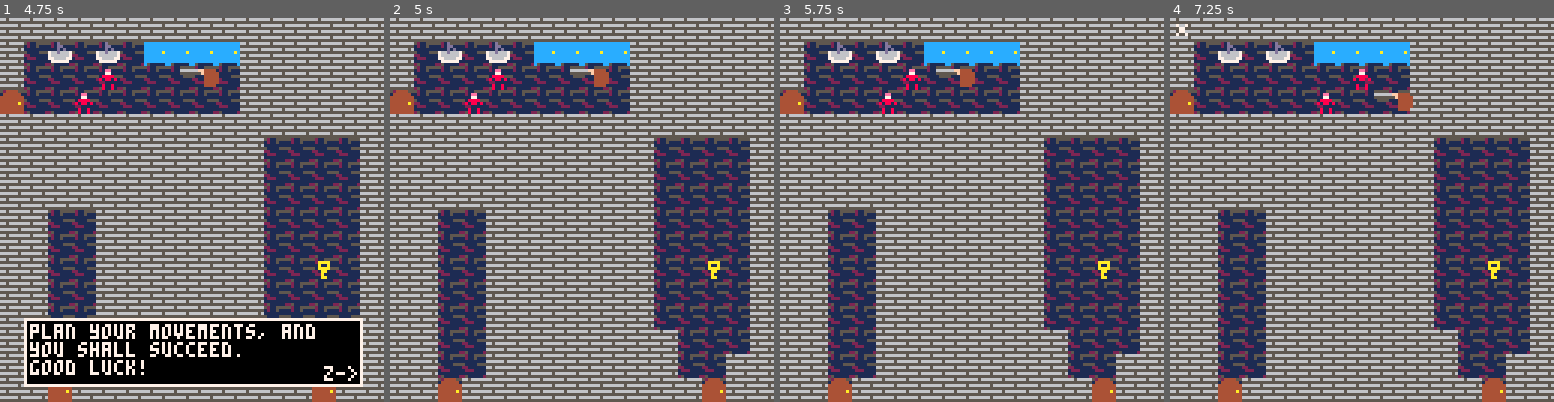
Above: before the commit, frames 1-4 (left to right).
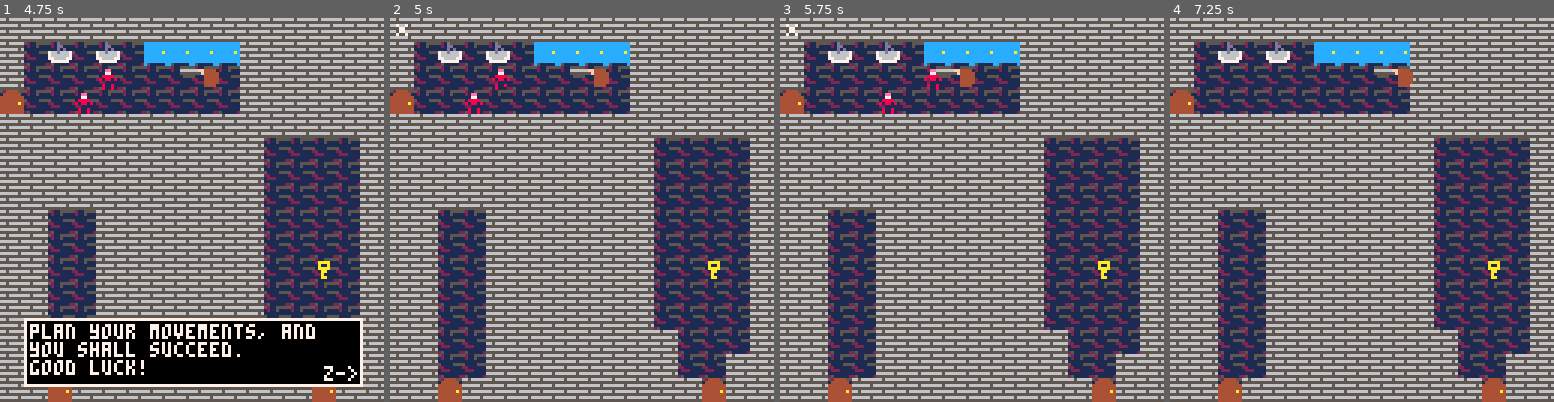
Above: after the commit, the same moments.

Repository: hhratcliffe/CarnieCastle
Game: PICO-8 cartridge carniecastle.p8
Same seed, same stepped clock (60 frames per second), same inputs: the game is played once before the commit and once after it.
Inputs:
- Up to frame 1 (4.75 s): tap X (X key) at 0.33, 1.07, 1.85, 2.97, 4.08 s; tap O (Z key) at 0.7, 1.7, 2.1, 2.5, 2.9, 3.3, 3.7, 4.1, 4.5 s; hold Right 1.6-2.1 s; hold Up 2.15-2.42 s; hold Right 2.47-3.03 s; hold Left 3.08-3.58 s; hold Down 3.63-3.97 s; hold Right 4.02-4.68 s; hold Up from 4.73 s (still down)
- Up to frame 2 (5 s): keep holding Up; tap O (Z key) at 4.9 s
- Up to frame 3 (5.75 s): release Up at 5.03 s; hold Left 5.08-5.68 s; tap X (X key) at 5.2 s; tap O (Z key) at 5.3, 5.7 s; hold Down from 5.73 s (still down)
- Up to frame 4 (7.25 s): release Down at 6.03 s; hold Right 6.08-6.58 s; tap O (Z key) at 6.1, 6.5, 6.9 s; tap X (X key) at 6.32 s; hold Right 6.63-7.13 s; hold Up from 7.18 s (still down)

Frame 1 is identical in both runs. In frame 2, 0.2% of the frame differs, in the area x 1-32%, y 1-19%; in frame 3, 0.3%; in frame 4, 0.8%, in the area x 1-64%, y 1-25%.

Commit message:
Arrow stuff, floor 2 room placeholders
-added arrow to floor 1; room 3.
-arrows can now be picked up
-added floor 2 and 3
-added rooms for floor 2, but have not be designed
-made player movement faster and more responsive

Diff:
--- a/carniecastle.p8
+++ b/carniecastle.p8
@@ -127,60 +127,178 @@
 		"210,nil,nil,nil,nil,nil,nil,nil,nil,nil,nil,nil,nil,nil,nil,210",
 		"210,210,210,210,210,210,210,210,714,210,210,210,210,210,210,210"
 		},
-	 	{--room3
-	 	"210,210,210,210,210,210,210,210,210,210,210,210,210,210,210,210",
-	 	"210,210,210,010,210,210,nil,nil,nil,210,210,210,210,210,nil,210",
-	 	"210,210,210,nil,210,210,nil,210,nil,210,210,210,210,210,nil,210",
-	 	"210,210,210,nil,210,210,nil,210,nil,210,210,210,210,210,nil,210",
-	 	"210,210,210,nil,210,210,nil,210,nil,210,210,210,210,210,nil,210",
-	 	"210,210,210,nil,210,nil,nil,210,nil,210,210,210,210,210,nil,210",
-	 	"210,210,210,nil,nil,nil,210,210,nil,210,210,210,210,210,nil,210",
-	 	"210,210,210,nil,210,210,210,210,nil,210,210,210,210,210,nil,712",
-	 	"210,210,210,nil,210,210,210,210,nil,210,210,210,210,210,nil,210",
-	 	"210,210,210,nil,210,210,210,210,nil,210,210,210,210,210,nil,210",
-	 	"210,210,210,nil,210,210,210,210,nil,210,210,210,210,210,nil,210",
-	 	"210,210,210,210,210,210,210,210,nil,210,210,210,210,210,nil,210",
-	 	"210,nil,021,nil,nil,nil,nil,nil,nil,nil,nil,nil,nil,nil,nil,210",
-	 	"210,nil,210,210,210,210,210,210,210,210,210,210,210,210,nil,210",
-	 	"210,nil,nil,nil,nil,nil,nil,nil,nil,nil,nil,nil,nil,nil,nil,210",
-	 	"210,210,210,210,210,210,210,210,210,210,210,210,210,210,210,210"
-	  },
-	  {--room4
-	 	"210,210,210,210,210,210,210,210,712,210,210,210,210,210,210,210",
-	 	"210,210,210,210,210,210,210,210,nil,210,210,210,210,210,210,210",
-	 	"210,210,210,210,210,210,210,210,nil,210,210,210,210,210,210,210",
-	 	"210,210,210,210,210,210,210,210,nil,210,210,210,210,210,210,210",
-	 	"210,210,210,210,210,210,210,210,nil,nil,nil,nil,210,210,210,210",
-	 	"210,210,210,210,210,210,210,210,nil,210,210,nil,210,210,210,210",
-	 	"210,210,210,210,210,210,210,210,nil,210,210,nil,210,210,210,210",
-	 	"210,020,nil,nil,nil,nil,nil,nil,nil,210,nil,nil,nil,nil,nil,210",
-	 	"210,nil,nil,nil,nil,nil,nil,nil,nil,nil,nil,nil,nil,nil,nil,715",
-	 	"210,210,210,210,210,210,210,210,210,210,210,210,210,210,210,210",
-	 	"210,210,210,210,210,210,210,210,210,210,210,210,210,210,210,210",
-	 	"210,210,210,210,210,210,210,210,210,210,210,210,210,210,210,210",
-	 	"210,210,210,210,210,210,210,210,210,210,210,210,210,210,210,210",
-	 	"210,210,210,210,210,210,210,210,210,210,210,210,210,210,210,210",
-	 	"210,210,210,210,210,210,210,210,210,210,210,210,210,210,210,210",
-	 	"210,210,210,210,210,210,210,210,210,210,210,210,210,210,210,210"
-	  },
-	  {--room5
-	 	"210,210,711,210,210,210,210,210,210,210,210,210,210,711,210,210",
-	 	"210,nil,nil,nil,nil,010,nil,nil,nil,nil,nil,nil,nil,nil,nil,210",
-	 	"210,nil,nil,nil,nil,010,nil,nil,nil,nil,nil,nil,nil,nil,nil,210",
-	 	"210,nil,nil,nil,nil,010,nil,nil,nil,nil,nil,nil,nil,nil,nil,210",
-	 	"210,nil,nil,nil,210,210,210,210,210,210,210,210,210,210,nil,210",
-	 	"210,nil,nil,nil,nil,nil,nil,nil,nil,nil,nil,010,nil,022,nil,210",
-	 	"210,nil,nil,nil,210,210,210,210,210,210,210,210,210,210,nil,210",
-	 	"210,nil,nil,nil,210,210,210,210,210,210,210,210,210,210,nil,210",
-	 	"714,nil,nil,nil,nil,nil,nil,nil,nil,nil,nil,010,nil,022,nil,210",
-	 	"210,nil,nil,nil,210,210,210,210,210,210,210,210,210,210,nil,210",
-	 	"210,nil,nil,nil,210,210,210,210,210,210,210,210,210,210,nil,210",
-	 	"210,nil,nil,nil,nil,nil,nil,nil,nil,nil,nil,nil,nil,022,nil,210",
-	 	"210,nil,nil,nil,210,210,210,210,210,210,210,210,210,210,nil,210",
-	 	"210,210,210,210,210,210,210,210,210,210,210,210,210,210,210,210",
-	 	"210,210,210,210,210,210,210,210,210,210,210,210,210,210,210,210",
-	 	"210,210,210,210,210,210,210,210,210,210,210,210,210,210,210,210"
-	  }
+	 {--room3
+	 "210,210,210,210,210,210,210,210,210,210,210,210,210,210,210,210",
+	 "210,210,210,010,210,210,nil,nil,nil,210,210,210,210,210,nil,210",
+	 "210,210,210,nil,210,210,nil,210,nil,210,210,210,210,210,nil,210",
+	 "210,210,210,nil,210,210,nil,210,nil,210,210,210,210,210,nil,210",
+	 "210,210,210,nil,210,210,nil,210,nil,210,210,210,210,210,nil,210",
+	 "210,210,210,nil,210,nil,nil,210,nil,210,210,210,210,210,nil,210",
+	 "210,210,210,nil,nil,nil,210,210,nil,210,210,210,210,210,nil,210",
+	 "210,210,210,nil,210,210,210,210,nil,210,210,210,210,210,nil,712",
+	 "210,210,210,nil,210,210,210,210,nil,210,210,210,210,210,nil,210",
+	 "210,210,210,nil,210,210,210,210,nil,210,210,210,210,210,nil,210",
+	 "210,210,210,nil,210,210,210,210,nil,210,210,210,210,210,nil,210",
+	 "210,210,210,210,210,210,210,210,nil,210,210,210,210,210,nil,210",
+	 "210,510,021,nil,nil,nil,nil,nil,nil,nil,nil,nil,nil,nil,nil,210",
+	 "210,nil,210,210,210,210,210,210,210,210,210,210,210,210,nil,210",
+	 "210,nil,nil,nil,nil,nil,nil,nil,nil,nil,nil,nil,nil,nil,nil,210",
+	 "210,210,210,210,210,210,210,210,210,210,210,210,210,210,210,210"
+	 },
+	 {--room4
+	 "210,210,210,210,210,210,210,210,712,210,210,210,210,210,210,210",
+	 "210,210,210,210,210,210,210,210,nil,210,210,210,210,210,210,210",
+	 "210,210,210,210,210,210,210,210,nil,210,210,210,210,210,210,210",
+	 "210,210,210,210,210,210,210,210,nil,210,210,210,210,210,210,210",
+	 "210,210,210,210,210,210,210,210,nil,nil,nil,nil,210,210,210,210",
+	 "210,210,210,210,210,210,210,210,nil,210,210,nil,210,210,210,210",
+	 "210,210,210,210,210,210,210,210,nil,210,210,nil,210,210,210,210",
+	 "210,020,nil,nil,nil,nil,nil,nil,nil,210,nil,nil,nil,nil,nil,210",
+	 "210,nil,nil,nil,nil,nil,nil,nil,nil,nil,nil,nil,nil,nil,nil,715",
+	 "210,210,210,210,210,210,210,210,210,210,210,210,210,210,210,210",
+	 "210,210,210,210,210,210,210,210,210,210,210,210,210,210,210,210",
+	 "210,210,210,210,210,210,210,210,210,210,210,210,210,210,210,210",
+	 "210,210,210,210,210,210,210,210,210,210,210,210,210,210,210,210",
+	 "210,210,210,210,210,210,210,210,210,210,210,210,210,210,210,210",
+	 "210,210,210,210,210,210,210,210,210,210,210,210,210,210,210,210",
+	 "210,210,210,210,210,210,210,210,210,210,210,210,210,210,210,210"
+	 },
+	 {--room5
+	 "210,210,711,210,210,210,210,210,210,210,210,210,210,711,210,210",
+	 "210,nil,nil,nil,nil,010,nil,nil,nil,nil,nil,nil,nil,nil,nil,210",
+	 "210,nil,nil,nil,nil,010,nil,nil,nil,nil,nil,nil,nil,nil,nil,210",
+	 "210,nil,nil,nil,nil,010,nil,nil,nil,nil,nil,nil,nil,nil,nil,210",
+		"210,nil,nil,nil,210,210,210,210,210,210,210,210,210,210,nil,210",
+ 	"210,nil,nil,nil,nil,nil,nil,nil,nil,nil,nil,010,nil,022,nil,210",
+	 "210,nil,nil,nil,210,210,210,210,210,210,210,210,210,210,nil,210",
+		"210,nil,nil,nil,210,210,210,210,210,210,210,210,210,210,nil,210",
+ 	"714,nil,nil,nil,nil,nil,nil,nil,nil,nil,nil,010,nil,022,nil,210",
+	 "210,nil,nil,nil,210,210,210,210,210,210,210,210,210,210,nil,210",
+		"210,nil,nil,nil,210,210,210,210,210,210,210,210,210,210,nil,210",
+ 	"210,nil,nil,nil,nil,nil,nil,nil,nil,nil,nil,nil,nil,022,nil,210",
+	 "210,nil,nil,nil,210,210,210,210,210,210,210,210,210,210,nil,210",
+		"210,210,210,210,210,210,210,210,210,210,210,210,210,210,210,210",
+ 	"210,210,210,210,210,210,210,210,210,210,210,210,210,210,210,210",
+	 "210,210,210,210,210,210,210,210,210,210,210,210,210,210,210,210"
+	 }
+	},
+	{--floor 2
+		{--room 1:not implemented
+		"210,210,210,210,210,210,210,210,210,210,210,210,210,210,210,210",
+		"210,210,210,210,210,210,210,210,210,210,210,210,210,210,210,210",
+		"210,210,210,210,210,210,210,210,210,210,210,210,210,210,210,210",
+		"210,210,210,210,210,210,210,210,210,210,210,210,210,210,210,210",
+		"210,210,210,210,210,210,210,210,210,210,210,210,210,210,210,210",
+		"210,210,210,210,210,210,210,210,210,210,210,210,210,210,210,210",
+		"210,210,210,210,210,210,210,210,210,210,210,210,210,210,210,210",
+		"210,210,210,210,210,210,210,210,210,210,210,210,210,210,210,210",
+		"210,210,210,210,210,210,210,210,210,210,210,210,210,210,210,210",
+		"210,210,210,210,210,210,210,210,210,210,210,210,210,210,210,210",
+		"210,210,210,210,210,210,210,210,210,210,210,210,210,210,210,210",
+		"210,210,210,210,210,210,210,210,210,210,210,210,210,210,210,210",
+		"210,210,210,210,210,210,210,210,210,210,210,210,210,210,210,210",
+		"210,210,210,210,210,210,210,210,210,210,210,210,210,210,210,210",
+		"210,210,210,210,210,210,210,210,210,210,210,210,210,210,210,210",
+		"210,210,210,210,210,210,210,210,210,210,210,210,210,210,210,210"
+		},
+		{--room 2:not implemented
+		"210,210,210,210,210,210,210,210,210,210,210,210,210,210,210,210",
+		"210,210,210,210,210,210,210,210,210,210,210,210,210,210,210,210",
+		"210,210,210,210,210,210,210,210,210,210,210,210,210,210,210,210",
+		"210,210,210,210,210,210,210,210,210,210,210,210,210,210,210,210",
+		"210,210,210,210,210,210,210,210,210,210,210,210,210,210,210,210",
+		"210,210,210,210,210,210,210,210,210,210,210,210,210,210,210,210",
+		"210,210,210,210,210,210,210,210,210,210,210,210,210,210,210,210",
+		"210,210,210,210,210,210,210,210,210,210,210,210,210,210,210,210",
+		"210,210,210,210,210,210,210,210,210,210,210,210,210,210,210,210",
+		"210,210,210,210,210,210,210,210,210,210,210,210,210,210,210,210",
+		"210,210,210,210,210,210,210,210,210,210,210,210,210,210,210,210",
+		"210,210,210,210,210,210,210,210,210,210,210,210,210,210,210,210",
+		"210,210,210,210,210,210,210,210,210,210,210,210,210,210,210,210",
+		"210,210,210,210,210,210,210,210,210,210,210,210,210,210,210,210",
+		"210,210,210,210,210,210,210,210,210,210,210,210,210,210,210,210",
+		"210,210,210,210,210,210,210,210,210,210,210,210,210,210,210,210"
+		},
+		{--room 3:not implemented
+		"210,210,210,210,210,210,210,210,210,210,210,210,210,210,210,210",
+		"210,210,210,210,210,210,210,210,210,210,210,210,210,210,210,210",
+		"210,210,210,210,210,210,210,210,210,210,210,210,210,210,210,210",
+		"210,210,210,210,210,210,210,210,210,210,210,210,210,210,210,210",
+		"210,210,210,210,210,210,210,210,210,210,210,210,210,210,210,210",
+		"210,210,210,210,210,210,210,210,210,210,210,210,210,210,210,210",
+		"210,210,210,210,210,210,210,210,210,210,210,210,210,210,210,210",
+		"210,210,210,210,210,210,210,210,210,210,210,210,210,210,210,210",
+		"210,210,210,210,210,210,210,210,210,210,210,210,210,210,210,210",
+		"210,210,210,210,210,210,210,210,210,210,210,210,210,210,210,210",
+		"210,210,210,210,210,210,210,210,210,210,210,210,210,210,210,210",
+		"210,210,210,210,210,210,210,210,210,210,210,210,210,210,210,210",
+		"210,210,210,210,210,210,210,210,210,210,210,210,210,210,210,210",
+		"210,210,210,210,210,210,210,210,210,210,210,210,210,210,210,210",
+		"210,210,210,210,210,210,210,210,210,210,210,210,210,210,210,210",
+		"210,210,210,210,210,210,210,210,210,210,210,210,210,210,210,210"
+		},
+		{--room 4:not implemented
+		"210,210,210,210,210,210,210,210,210,210,210,210,210,210,210,210",
+		"210,210,210,210,210,210,210,210,210,210,210,210,210,210,210,210",
+		"210,210,210,210,210,210,210,210,210,210,210,210,210,210,210,210",
+		"210,210,210,210,210,210,210,210,210,210,210,210,210,210,210,210",
+		"210,210,210,210,210,210,210,210,210,210,210,210,210,210,210,210",
+		"210,210,210,210,210,210,210,210,210,210,210,210,210,210,210,210",
+		"210,210,210,210,210,210,210,210,210,210,210,210,210,210,210,210",
+		"210,210,210,210,210,210,210,210,210,210,210,210,210,210,210,210",
+		"210,210,210,210,210,210,210,210,210,210,210,210,210,210,210,210",
+		"210,210,210,210,210,210,210,210,210,210,210,210,210,210,210,210",
+		"210,210,210,210,210,210,210,210,210,210,210,210,210,210,210,210",
+		"210,210,210,210,210,210,210,210,210,210,210,210,210,210,210,210",
+		"210,210,210,210,210,210,210,210,210,210,210,210,210,210,210,210",
+		"210,210,210,210,210,210,210,210,210,210,210,210,210,210,210,210",
+		"210,210,210,210,210,210,210,210,210,210,210,210,210,210,210,210",
+		"210,210,210,210,210,210,210,210,210,210,210,210,210,210,210,210"
+		},
+		{--room 5:not implemented
+		"210,210,210,210,210,210,210,210,210,210,210,210,210,210,210,210",
+		"210,210,210,210,210,210,210,210,210,210,210,210,210,210,210,210",
+		"210,210,210,210,210,210,210,210,210,210,210,210,210,210,210,210",
+		"210,210,210,210,210,210,210,210,210,210,210,210,210,210,210,210",
+		"210,210,210,210,210,210,210,210,210,210,210,210,210,210,210,210",
+		"210,210,210,210,210,210,210,210,210,210,210,210,210,210,210,210",
+		"210,210,210,210,210,210,210,210,210,210,210,210,210,210,210,210",
+		"210,210,210,210,210,210,210,210,210,210,210,210,210,210,210,210",
+		"210,210,210,210,210,210,210,210,210,210,210,210,210,210,210,210",
+		"210,210,210,210,210,210,210,210,210,210,210,210,210,210,210,210",
+		"210,210,210,210,210,210,210,210,210,210,210,210,210,210,210,210",
+		"210,210,210,210,210,210,210,210,210,210,210,210,210,210,210,210",
+		"210,210,210,210,210,210,210,210,210,210,210,210,210,210,210,210",
+		"210,210,210,210,210,210,210,210,210,210,210,210,210,210,210,210",
+		"210,210,210,210,210,210,210,210,210,210,210,210,210,210,210,210",
+		"210,210,210,210,210,210,210,210,210,210,210,210,210,210,210,210"
+		},
+		{--room 6:not implemented
+		"210,210,210,210,210,210,210,210,210,210,210,210,210,210,210,210",
+		"210,210,210,210,210,210,210,210,210,210,210,210,210,210,210,210",
+		"210,210,210,210,210,210,210,210,210,210,210,210,210,210,210,210",
+		"210,210,210,210,210,210,210,210,210,210,210,210,210,210,210,210",
+		"210,210,210,210,210,210,210,210,210,210,210,210,210,210,210,210",
+		"210,210,210,210,210,210,210,210,210,210,210,210,210,210,210,210",
+		"210,210,210,210,210,210,210,210,210,210,210,210,210,210,210,210",
+		"210,210,210,210,210,210,210,210,210,210,210,210,210,210,210,210",
+		"210,210,210,210,210,210,210,210,210,210,210,210,210,210,210,210",
+		"210,210,210,210,210,210,210,210,210,210,210,210,210,210,210,210",
+		"210,210,210,210,210,210,210,210,210,210,210,210,210,210,210,210",
+		"210,210,210,210,210,210,210,210,210,210,210,210,210,210,210,210",
+		"210,210,210,210,210,210,210,210,210,210,210,210,210,210,210,210",
+		"210,210,210,210,210,210,210,210,210,210,210,210,210,210,210,210",
+		"210,210,210,210,210,210,210,210,210,210,210,210,210,210,210,210",
+		"210,210,210,210,210,210,210,210,210,210,210,210,210,210,210,210"
+		}
+	},
+	{--floor 3
+		{--room 1
+
+		},
+		{--room2
+
+		}
 	}
 }
 
@@ -188,23 +306,28 @@
 	{--floor1
 		{--room1
 			key=1,
-			tutorial=1
+			tutorial=1,
+			arrow=0
 		},
 		{--room2
 			key=0,
-			tutorial=0
+			tutorial=0,
+			arrow=0
 		},
 		{--room3
 			key=0,
-			tutorial=0
+			tutorial=0,
+			arrow=1
 		},
 		{--room4
 			key=0,
-			tutorial=0
+			tutorial=0,
+			arrow=0
 		},
 		{--room5
 			key=0,
-			tutorial=0
+			tutorial=0,
+			arrow=0
 		}
 	}
 }
@@ -249,7 +372,7 @@
 	savedx=9,
 	savedy=3,
 	saveddirect=.25,
-	arrows=10
+	arrows=0
 }
 
 sword = {
@@ -292,7 +415,7 @@
 		for i=1,16 do --iterate through gb to find player
 			for j=1,16 do
 				if gb[i][j]==0 then
-
+					--shooting arrows
 					if btn(5) and btn(2) and player.arrows>0 then
 						arrowshoot(player.x,player.y,player.direct)
 						pturn=false
@@ -307,6 +430,7 @@
 						sworddirection()
 						break
 					end
+					--sword turning
 					if btn(5) and btn(1) then
 						playeranimate(player.direct-.125,-1)
 						pturn=false
@@ -315,17 +439,17 @@
 					end
 
 					--cardinal player movement
-					if (btnp(0) or btnp(1) or btnp(2) or btnp(3)) then
-						if btnp(0) then --left
+					if (btn(0) or btn(1) or btn(2) or btn(3)) then
+						if btn(0) then --left
 							xmove=-1
 							ymove=0
-						elseif btnp(1) then --right
+						elseif btn(1) then --right
 							xmove=1
 							ymove=0
-						elseif btnp(2) then --up
+						elseif btn(2) then --up
 							xmove=0
 							ymove=-1
-						elseif btnp(3) then --down
+						elseif btn(3) then --down
 							xmove=0
 							ymove=1
 						end
@@ -376,8 +500,11 @@
 								if gb[i+xmove][j+ymove]==501 then --picking up keys
 								 sfx(62)
 									flags[currentfloor][currentroom].key-=1
+								elseif gb[i+xmove][j+ymove]==510 then --picking up arrows
+									player.arrows+=1
+									flags[currentfloor][currentroom].arrow-=1
 								end
-							 	gb[i+xmove][j+ymove]=0
+							 gb[i+xmove][j+ymove]=0
 								gb[i][j]=-1
 								player.x+=xmove
 								player.y+=ymove
@@ -400,8 +527,8 @@
 		end
 end
 
---modifies jugglershoot
 --fires arrow from player
+--can only shoot up,down,left,right
 function arrowshoot(i, j, direction)
 		if direction == 0 then
 			a = 0
@@ -473,8 +600,7 @@
 		end
 end
 
---pretty much finished
---need to optimize
+--animates player while turning
 function playeranimate(rotateaf,sign)
 	angle=0.03125*sign
 	while player.direct<rotateaf or player.direct>rotateaf do
@@ -515,11 +641,14 @@
 
 				elseif gb[i][j] == 501 then
 					spr(28, i*8-8, j*8-8)
+				elseif gb[i][j] == 510 then
+					spr(3,i*8-8,j*8-8)
 				end
 			end
 		end
+		--draw player
 		spra(player.direct,1,player.x*8-8,player.y*8-12,1,2)
-		wait(1)
+		wait(1)--allows turning to be seen by player
 
 	end
 end
@@ -1298,7 +1427,7 @@
 		elseif not checkdeath(gb) then
 			enemymovement()
 			afterenemyenemycount, afterenemywallcount = enemycount()
-			wait(1)
+			wait(2)
 		end
 	end
 end
@@ -1456,13 +1585,16 @@
 				elseif gb[i][j] == 501 then
 					spr(28, i*8-8, j*8-8)
 
+				elseif gb[i][j]==510 then
+					spr(3,i*8-8, j*8-8)
+
 				elseif gb[i][j] != -1 then
 					spr(0, i*8-8, j*8-8)
 				end
 			end
 		end
 		--[[puts arrow counter on screen
-		spr(3,100,0)
+		spr(3,105,0-1)
 		print("x"..player.arrows,115,0,7)
 		]]
 		spra(player.direct,1,player.x*8-8,player.y*8-12,1,2)
